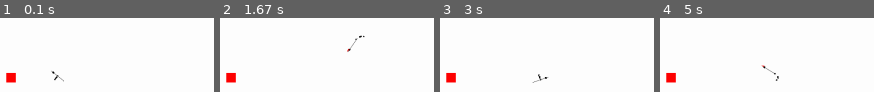
Above: before the commit, frames 1-4 (left to right).
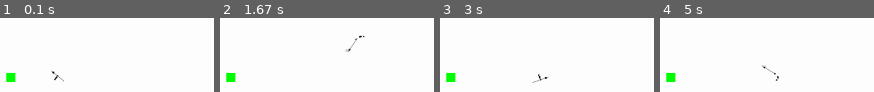
Above: after the commit, the same moments.

Repository: LeBoku/tds
Game: pygame game, started from src/tds.py
Same seed, same stepped clock (60 frames per second), same inputs: the game is played once before the commit and once after it.
Inputs (mouse positions are in pixels of both pictures, inside the frame that each line leads up to):
- Up to frame 1 (0.1 s): no input
- Up to frame 2 (1.67 s): click (outside the picture) at 0.38 s; hold D 0.67-1.13 s; click (outside the picture) at 0.75 s; hold W 1.17-1.47 s; click (outside the picture) at 1.25 s; hold D from 1.5 s (still down); click (outside the picture) at 1.58 s
- Up to frame 3 (3 s): release D at 1.97 s; hold A 2-2.53 s; click (outside the picture) at 2.08 s; hold S 2.57-2.87 s; click (outside the picture) at 2.65 s; hold A from 2.9 s (still down); click (outside the picture) at 2.98 s
- Up to frame 4 (5 s): release A at 3.3 s; hold W 3.33-3.7 s; click (outside the picture) at 3.42 s; hold D 3.73-4.37 s; click (outside the picture) at 3.82 s; hold S 4.4-4.77 s; click (outside the picture) at 4.48 s; hold A from 4.8 s (still down); click (726, 44) at 4.88 s

The runs differ from the first frame. In frame 1, 0.6% of the frame differs, in the area x 2-8%, y 74-88%; in frame 2, 0.7%, in the area x 2-61%, y 41-88%; in frame 3, 0.6%; in frame 4, 0.7%.

Commit message:
full spear attack particles

Diff:
--- a/src/map/map/mapController.py
+++ b/src/map/map/mapController.py
@@ -25,7 +25,7 @@
 
 		self.setUpEntities()
 
-		self.showCollisions = True
+		self.showCollisions = False
 		self.collisionColor = (255, 0, 0)
 
 	def setUpDisplayHandler(self):
--- a/src/map/weapons/spear.py
+++ b/src/map/weapons/spear.py
@@ -3,6 +3,8 @@
 
 from store.collisionPoints.weapons import spear as spearCollision
 from store.images.weapons import spear as spearImage
+
+from store.types import Particle
 
 
 class Spear(SubEntity):
@@ -12,12 +14,25 @@
 		self.character = parent.parent
 		super().__init__(parent.map)
 
-		self.originalCollisionPoints = spearCollision()
+		self.lastAttackParticle = None
+
+		self.collisionPoints = spearCollision()
 		self.setBaseImage(spearImage())
 		parent.addSubEntity(name, self)
 
 	def display(self):
 		if self.character.isAttacking:
-			self.collisionPoints = self.originalCollisionPoints
+			if self.lastAttackParticle is not None:
+				particle = self.lastAttackParticle.union(self.collisionPolygon).convex_hull
+				self.lastAttackParticle = self.collisionPolygon
+
+			else:
+				particle = self.collisionPolygon
+				self.lastAttackParticle = self.collisionPolygon
+
+			self.map.addParticle(Particle(particle, (200, 200, 200)))
+
+		else:
+			self.lastAttackParticle = None
 
 		return super().display()
